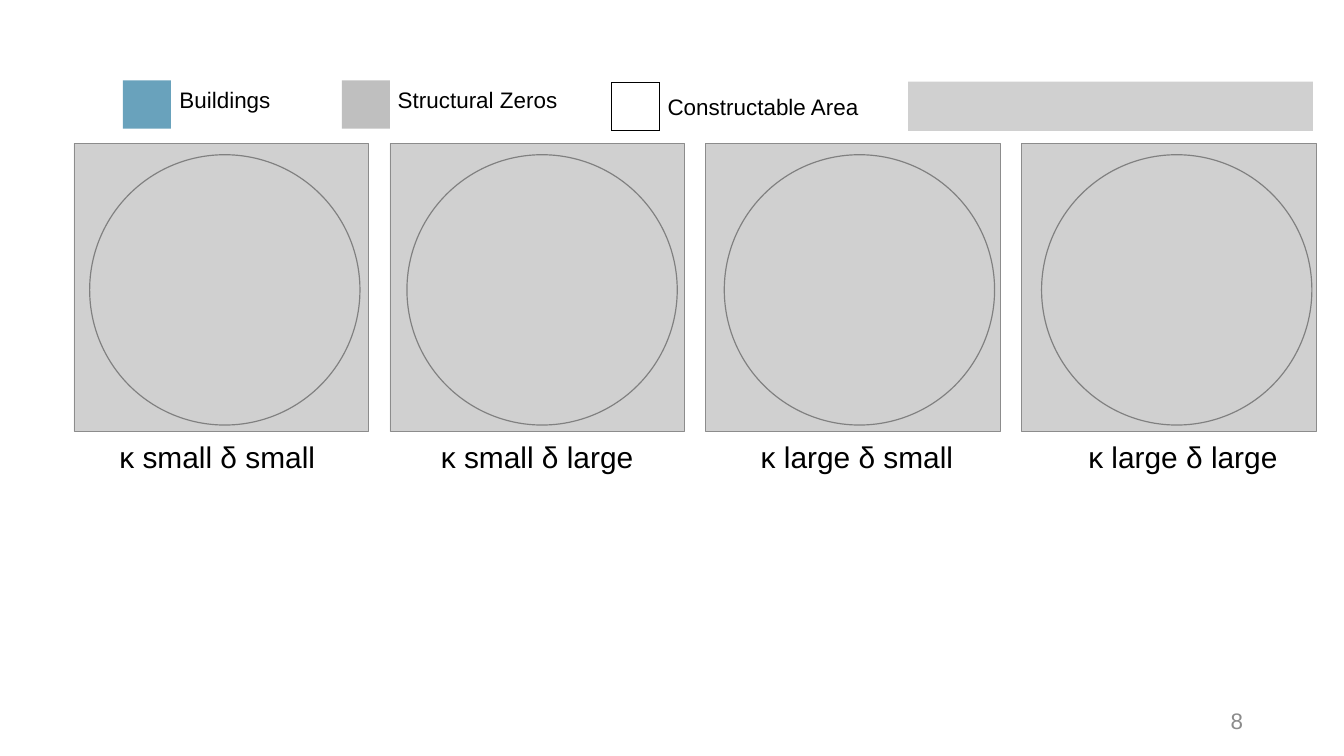
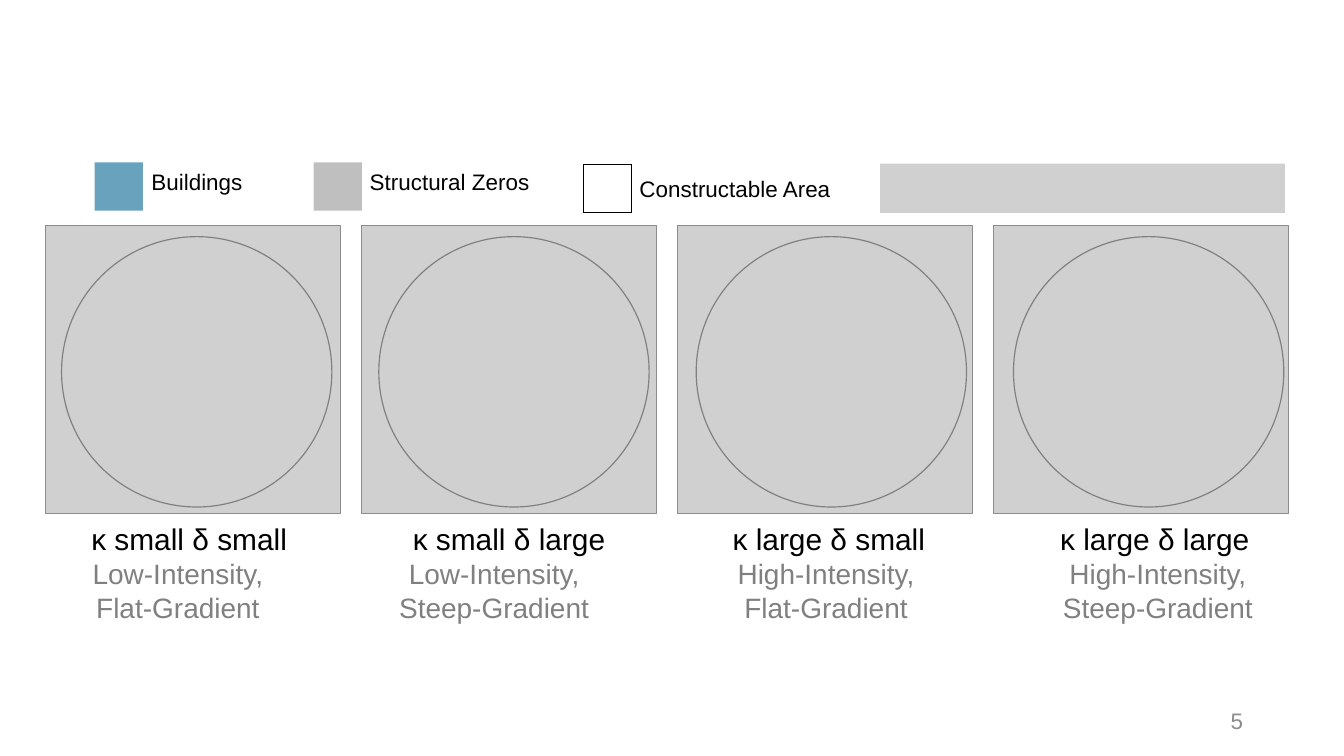
Before and after one commit to liang-jia-qi/Urban_Growth_Codes, a slide deck: slide 5 of Presentations/Graphs/Parameters Scatter.pptx (slide 8 before the commit). Drawn at 1344x756 pixels with LibreOffice and Linux fonts; fonts in the diff are those of the drawing; grey boxes stand for pictures; background and template pictures are left out. Boxes give left, top, right and bottom in pixels: in the first picture for what was removed or moved away, otherwise in the second. Text is boxed around its words. In the diff, an @@ line names an element or a change of style, - is before the commit and + after.

```diff
--- a/Presentations/Graphs/Parameters Scatter.pptx
+++ b/Presentations/Graphs/Parameters Scatter.pptx
@@ picture removed at (908,82,1312,131) @@
@@ 6 texts, 4 pictures, 3 ellipses, 3 rectangles: place and size @@
-6 texts, 4 pictures, 3 ellipses, 3 rectangles at (74,80,1316,473)
+6 texts, 4 pictures, 3 ellipses, 3 rectangles at (46,162,1288,555)
@@ text "Constructable Area": place and size @@
-text "Constructable Area" at (668,98,858,116)
+text "Constructable Area" at (639,180,830,198)
@@ picture added at (880,164,1284,213) @@
@@ ellipse: place and size @@
-ellipse at (1041,154,1312,425)
+ellipse at (1014,236,1284,507)
@@ text added at (93,564,264,618), 23.6 pt, text #808080 @@
+Low-Intensity, Flat-Gradient
@@ text added at (399,564,589,623), 23.6 pt, text #808080 @@
+Low-Intensity, Steep-Gradient
@@ text added at (738,564,915,618), 23.6 pt, text #808080 @@
+High-Intensity, Flat-Gradient
@@ text added at (1063,564,1253,623), 23.6 pt, text #808080 @@
+High-Intensity, Steep-Gradient
@@ page number at (1231,713,1243,729): text changed @@
-8
+5
```
Also in this commit, not shown: 6 other slides changed, 4 slides added, 4 other files.
